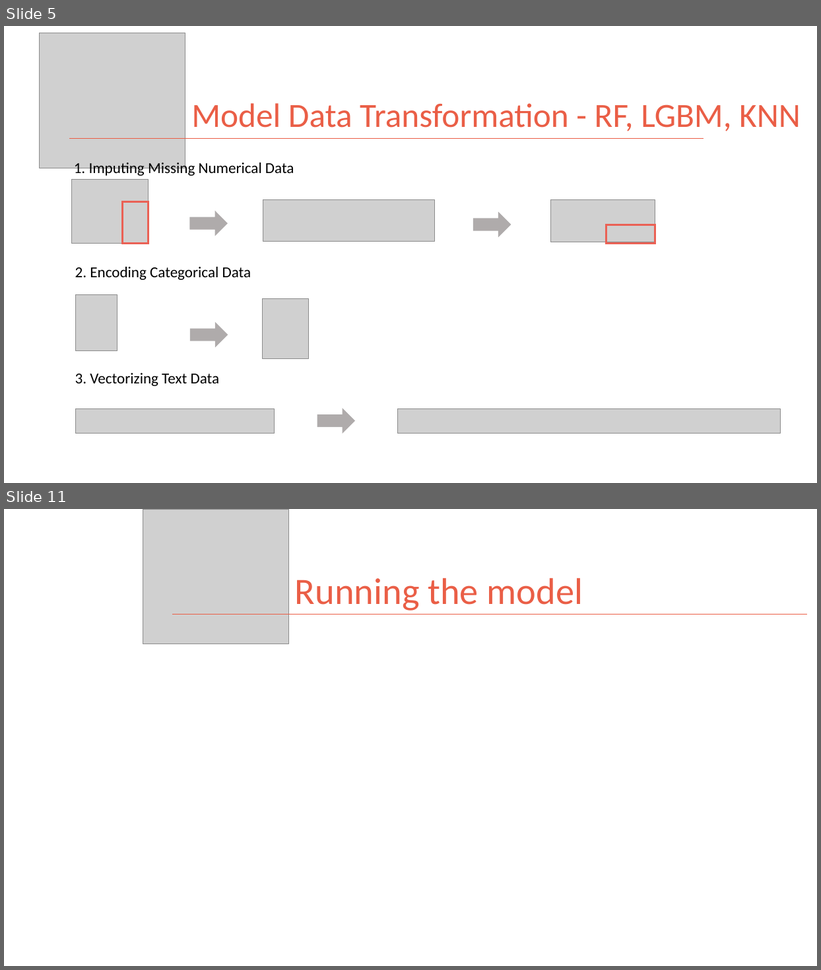
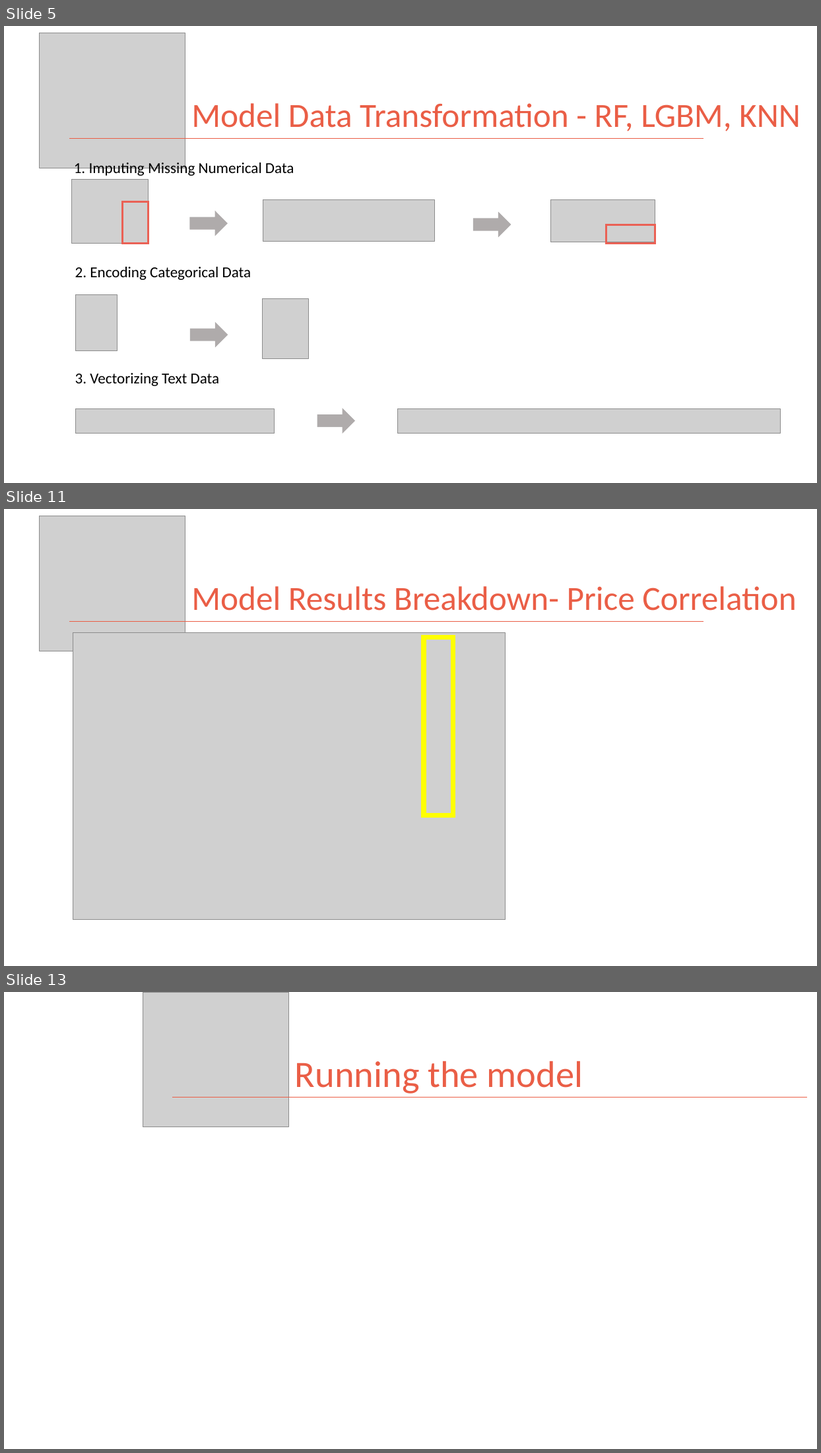
Before and after one commit to kman4/AirbnbPredictions, a slide deck: Airbnb Price Predictions (Model).pptx. Shown one above the other, each under a label of ours: slides 5 and 11 before the commit, slides 5, 11 and 13 after it; the slides between them are not shown. The pictures are 821x970 and 821x1453 pixels, drawn with LibreOffice and Linux fonts; fonts in the diff are those of the drawing; grey boxes stand for pictures. Boxes give left, top, right and bottom in pixels: in the first picture for what was removed or moved away, otherwise in the second. Text is boxed around its words. In the diff, an @@ line names an element or a change of style, - is before the commit and + after.

```diff
--- a/Airbnb Price Predictions (Model).pptx
+++ b/Airbnb Price Predictions (Model).pptx
@@ slide 11 added at <box>4,509,817,966</box>, background #FFFFFF @@
@@ picture added at <box>40,516,185,651</box> @@
@@ title added at <box>191,586,796,611</box>, 40 pt, text #EA5E46 @@
+Model Results Breakdown- Price Correlation
@@ line added from (69, 621) to (704, 621), #EA5E46 1 pt @@
@@ picture added at <box>73,632,505,920</box> @@
@@ rectangle added at <box>424,637,453,815</box>, outline #FFFF00 6 pt @@
@@ what was slide 11 is now slide 13 @@
```
Also in this commit, not shown: 5 slides changed, 2 other slides added, 2 slides removed, 1 other file.
